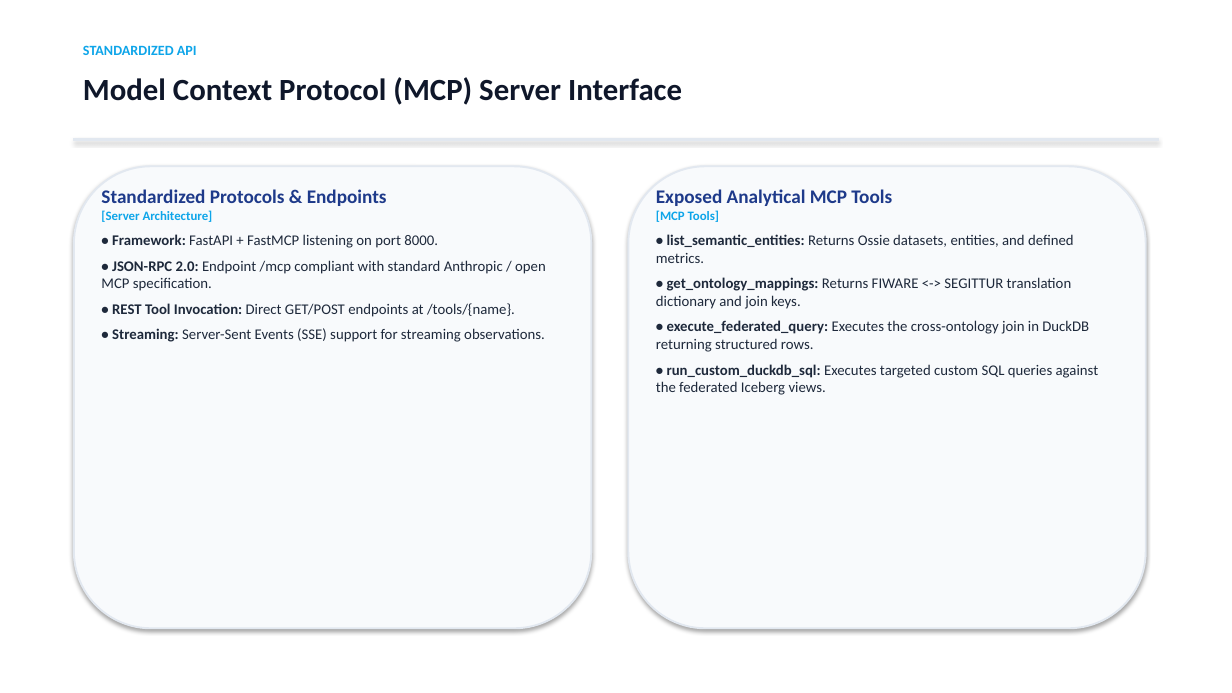
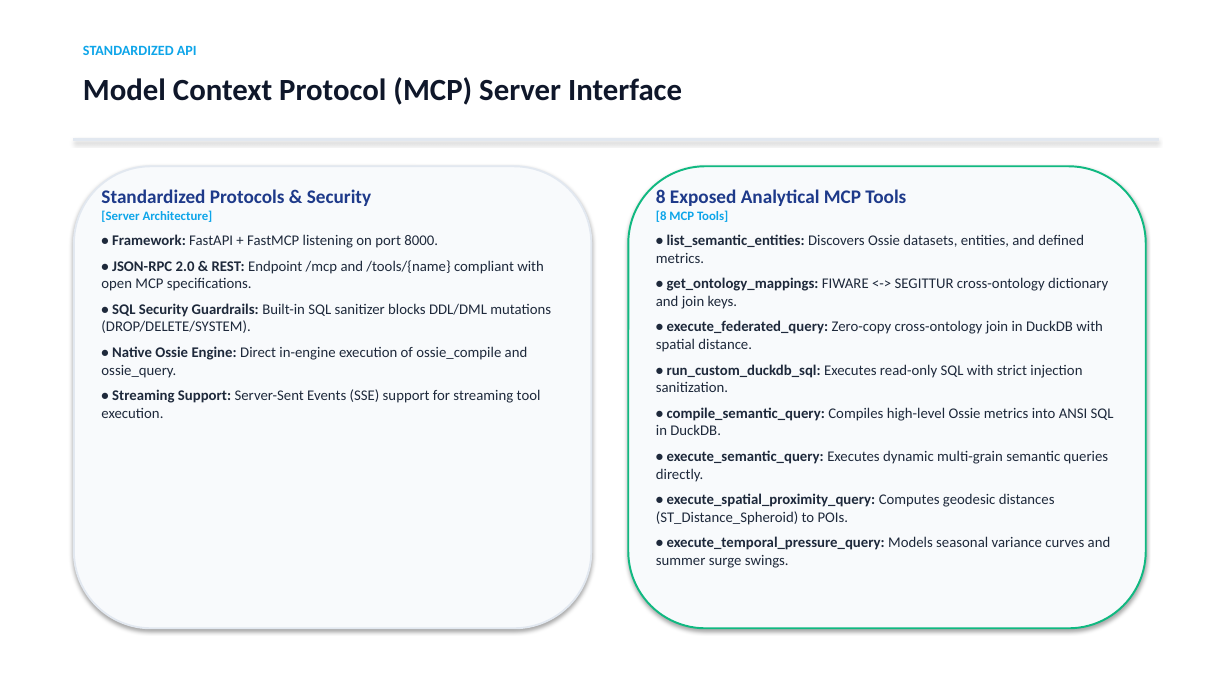
Before and after one commit to EunomiaUPM/DeploytourOnto, a slide deck: slide 9 of DEPLOYTOUR_PoC_Architecture_and_Testing.pptx. Drawn at 1232x693 pixels with LibreOffice and Linux fonts; fonts in the diff are those of the drawing. Boxes give left, top, right and bottom in pixels: in the first picture for what was removed or moved away, otherwise in the second. Text is boxed around its words. In the diff, an @@ line names an element or a change of style, - is before the commit and + after.

Commit message:
feat: implement Phase 1-3 enhancements, expand MCP tools, test suite, and update docs and presentation
- Phase 1: Real LLM tool calling (OpenAI-compatible / Ollama / vLLM) with deterministic fallback and SQL mutation guardrails
- Phase 2: Native Apache Ossie community extension (duckdb-ossie) integration, dynamic query compilation, and modernized semantic model format
- Phase 3: Spatial geodesic proximity (ST_Distance_Spheroid) and seasonal temporal tourism pressure dynamics
- Expanded MCP Server from 4 to 8 tools and Gemma Agent test suite from 5 to 9 scenarios
- Updated README.md, WORKFLOW.md, TESTING.md, DUCKDB_OSSIE_TEST.md, and generated DEPLOYTOUR_PoC_Architecture_and_Testing.pptx

```diff
--- a/DEPLOYTOUR_PoC_Architecture_and_Testing.pptx
+++ b/DEPLOYTOUR_PoC_Architecture_and_Testing.pptx
@@ rounded rectangle at bbox=[628, 166, 1146, 628]: outline #E2E8F0 1.5 pt to #10B981 1.5 pt @@
@@ text at bbox=[101, 189, 371, 206]: text changed @@
-Standardized Protocols & Endpoints
+Standardized Protocols & Security
@@ text at bbox=[656, 189, 1114, 568]: text changed @@
-Exposed Analytical MCP Tools
-[MCP Tools]
-• list_semantic_entities: Returns Ossie datasets, entities, and defined metrics.
-• get_ontology_mappings: Returns FIWARE <-> SEGITTUR translation dictionary and join keys.
-• execute_federated_query: Executes the cross-ontology join in DuckDB returning structured rows.
-• run_custom_duckdb_sql: Executes targeted custom SQL queries against the federated Iceberg views.
+8 Exposed Analytical MCP Tools
+[8 MCP Tools]
+• list_semantic_entities: Discovers Ossie datasets, entities, and defined metrics.
+• get_ontology_mappings: FIWARE <-> SEGITTUR cross-ontology dictionary and join keys.
+• execute_federated_query: Zero-copy cross-ontology join in DuckDB with spatial distance.
+• run_custom_duckdb_sql: Executes read-only SQL with strict injection sanitization.
+• compile_semantic_query: Compiles high-level Ossie metrics into ANSI SQL in DuckDB.
+• execute_semantic_query: Executes dynamic multi-grain semantic queries directly.
+• execute_spatial_proximity_query: Computes geodesic distances (ST_Distance_Spheroid) to POIs.
+• execute_temporal_pressure_query: Models seasonal variance curves and summer surge swings.
@@ text at bbox=[101, 260, 551, 418]: text changed @@
-• JSON-RPC 2.0: Endpoint /mcp compliant with standard Anthropic / open MCP specification.
-• REST Tool Invocation: Direct GET/POST endpoints at /tools/{name}.
-• Streaming: Server-Sent Events (SSE) support for streaming observations.
+• JSON-RPC 2.0 & REST: Endpoint /mcp and /tools/{name} compliant with open MCP specifications.
+• SQL Security Guardrails: Built-in SQL sanitizer blocks DDL/DML mutations (DROP/DELETE/SYSTEM).
+• Native Ossie Engine: Direct in-engine execution of ossie_compile and ossie_query.
+• Streaming Support: Server-Sent Events (SSE) support for streaming tool execution.
```
Also in this commit, not shown: 6 other slides changed, 17 other files.
